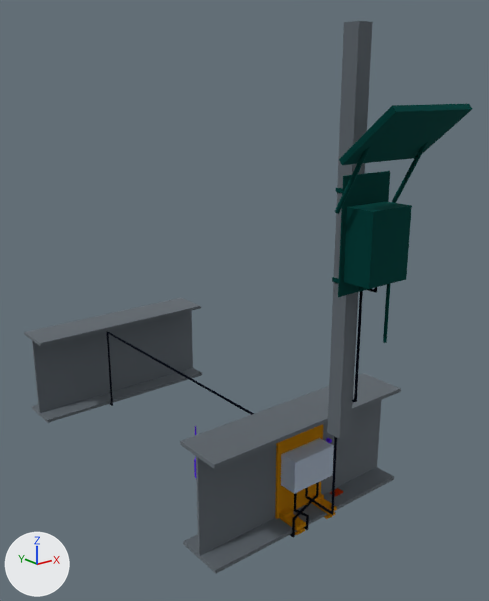
Renders of the glTF model media/model.glb from each side of a commit.
Both versions are drawn from a 50 mm camera at (-1.37, -2.03, 2.55) aimed at (0.05, -0.26, 1.84). The axes (+X, +Y, +Z) are drawn at lower left. The lights are the same throughout. The first picture is the older version. Where no turn or scale is listed for an object, it has been applied to the vertices. Vertices at exactly the same position are counted once.

The first picture shows 'Existing girders and post at midspan (not in kit)', 'FieldNode core (6 W panel, cell, radio)', 'Mounting plate, jack screw and flange clamps', 'Sensor cables and M12 connectors', 'Sensor hub enclosure, IP67 die-cast', 'Temperature probes (2)' and 1 more.
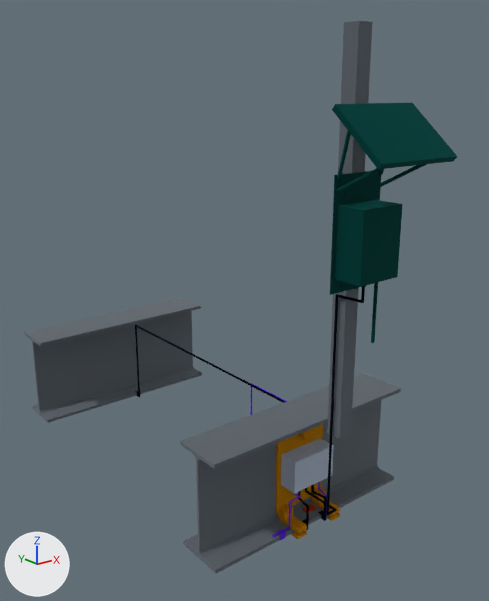
The edits, one by one:
me_temperature_probes__2 is used by ob_temperature_probes__2; location (0.0, 0.0, 0.0).
me_temperature_probes__2 had 756 vertices, 1504 faces and spanned x -0.307..0.137, y -0.619..-0.443, z 1.37..1.547.
me_temperature_probes__2 now has 12859 vertices, 25710 faces and spans x -0.17..0.062, y -0.694..-0.297, z 1.192..1.544.
me_temperature_probes__2 part 1: 252 vertices removed from x 0.123..0.137, y -0.619..-0.604, z 1.413..1.427; 12859 vertices added at x -0.17..0.062, y -0.694..-0.297, z 1.192..1.544.
me_temperature_probes__2 part 2: 504 vertices removed from x -0.307..-0.293, y -0.457..-0.443, z 1.37..1.547.
me_sensor_cables_and_m12_connectors is used by ob_sensor_cables_and_m12_connectors; location (0.0, 0.0, 0.0).
me_sensor_cables_and_m12_connectors had 19670 vertices, 39328 faces and spanned x -0.104..0.054, y -0.862..0.6, z 1.19..2.048.
me_sensor_cables_and_m12_connectors now has 19315 vertices, 38602 faces and spans x -0.05..0.05, y -0.862..0.6, z 1.19..2.044.
me_sensor_cables_and_m12_connectors part 3: the loose piece of 8528 vertices spanning x -0.104..0.054, y -0.696..0.6, z 1.19..1.545 is rebuilt with 8524 vertices and now spans x 0.026..0.044, y -0.696..0.6, z 1.19..1.545.
me_sensor_cables_and_m12_connectors part 4: the loose piece of 7343 vertices spanning x -0.004..0.034, y -0.862..-0.64, z 1.269..2.048 is rebuilt with 6928 vertices and now spans x -0.039..0.01, y -0.862..-0.631, z 1.289..2.044.
me_sensor_cables_and_m12_connectors part 5: 2492 vertices removed from x -0.054..-0.036, y -0.696..-0.64, z 1.239..1.317; 2492 vertices added at x -0.044..-0.026, y -0.696..-0.637, z 1.274..1.319.
Other edits to the shape of me_sensor_cables_and_m12_connectors do not show in these pictures.
me_fieldnode_core__6_w_panel__cell__radio is used by ob_fieldnode_core__6_w_panel__cell__radio; location (0.0, 0.0, 0.0).
me_fieldnode_core__6_w_panel__cell__radio had 1414 vertices, 2828 faces and spanned x -0.145..0.145, y -1.03..-0.747, z 1.87..2.516.
me_fieldnode_core__6_w_panel__cell__radio now has 1988 vertices, 4008 faces and spans x -0.145..0.145, y -1.0..-0.737, z 1.87..2.516.
me_fieldnode_core__6_w_panel__cell__radio part 6: the loose piece of 586 vertices spanning x -0.145..0.145, y -1.03..-0.828, z 2.247..2.516 is rebuilt with 1080 vertices and now spans x -0.145..0.145, y -1.0..-0.803, z 2.296..2.516.
me_fieldnode_core__6_w_panel__cell__radio part 7: 812 vertices removed from x -0.09..0.09, y -0.923..-0.747, z 1.87..2.34; 892 vertices added at x -0.09..0.09, y -0.893..-0.737, z 1.87..2.34.

Boxes [x1, y1, x2, y2] around the edits, measured in the pictures (489 x 601 px; the box of a moved part takes in the faces that stretch with it):
'FieldNode core (6 W panel, cell, radio)', reshaped (9% narrower)
    before: [332, 104, 472, 343]
    after: [330, 103, 458, 343]
'Sensor cables and M12 connectors', reshaped (15% narrower)
    before: [107, 287, 377, 538]
    after: [135, 287, 365, 530]
'Temperature probes (2)', reshaped (44% narrower, 198% taller)
    before: [194, 426, 332, 478]
    after: [250, 383, 327, 540]
part 1 of me_temperature_probes__2, built on
    before: [326, 438, 332, 443]
    after: [250, 383, 327, 540]
part 2 of me_temperature_probes__2, deleted
    before: [194, 426, 197, 478]
part 3 of me_sensor_cables_and_m12_connectors, rebuilt (9% narrower)
    before: [107, 331, 319, 538]
    after: [135, 325, 327, 521]
part 4 of me_sensor_cables_and_m12_connectors, rebuilt (16% narrower)
    before: [305, 287, 377, 515]
    after: [305, 287, 365, 515]
part 5 of me_sensor_cables_and_m12_connectors, moved or reshaped
    before: [294, 493, 309, 530]
    after: [298, 491, 309, 530]
part 6 of me_fieldnode_core__6_w_panel__cell__radio, rebuilt (8% narrower, 19% shorter)
    before: [335, 104, 472, 214]
    after: [332, 103, 458, 192]
part 7 of me_fieldnode_core__6_w_panel__cell__radio, moved or reshaped
    before: [332, 171, 412, 343]
    after: [330, 171, 403, 343]
